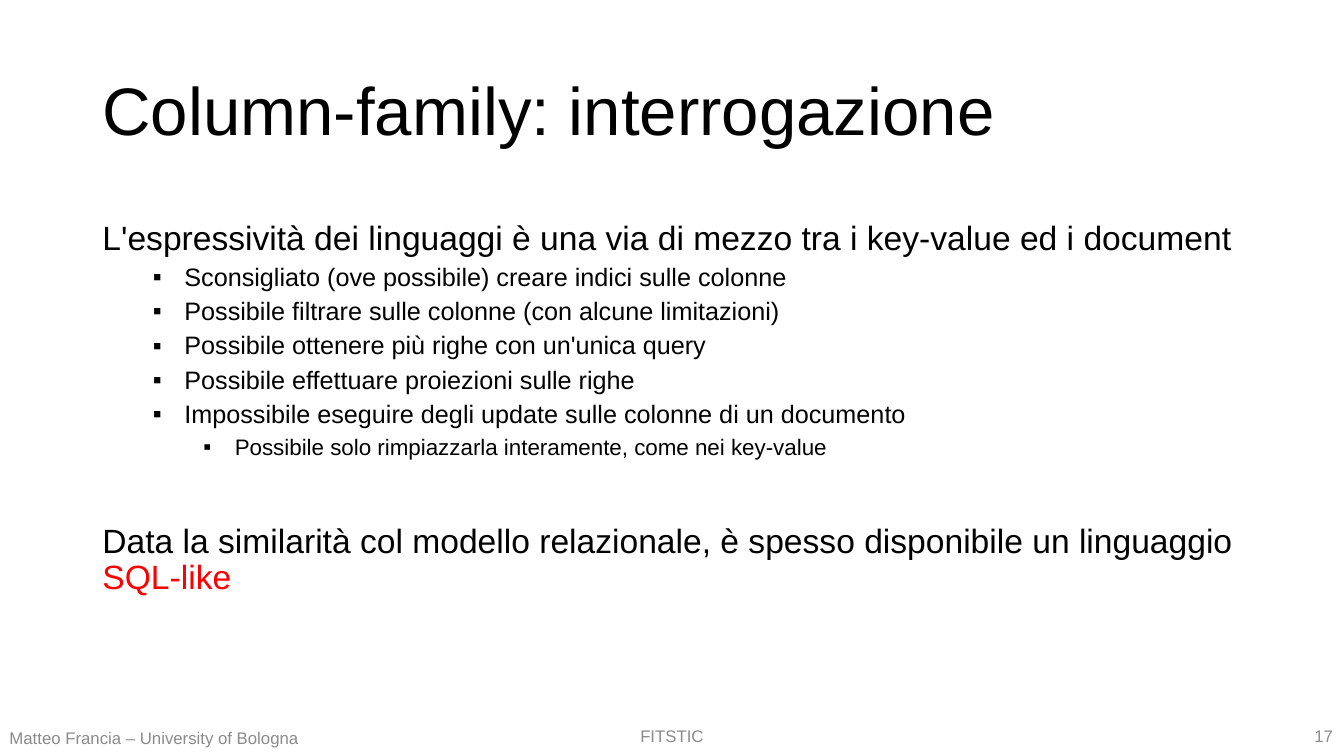
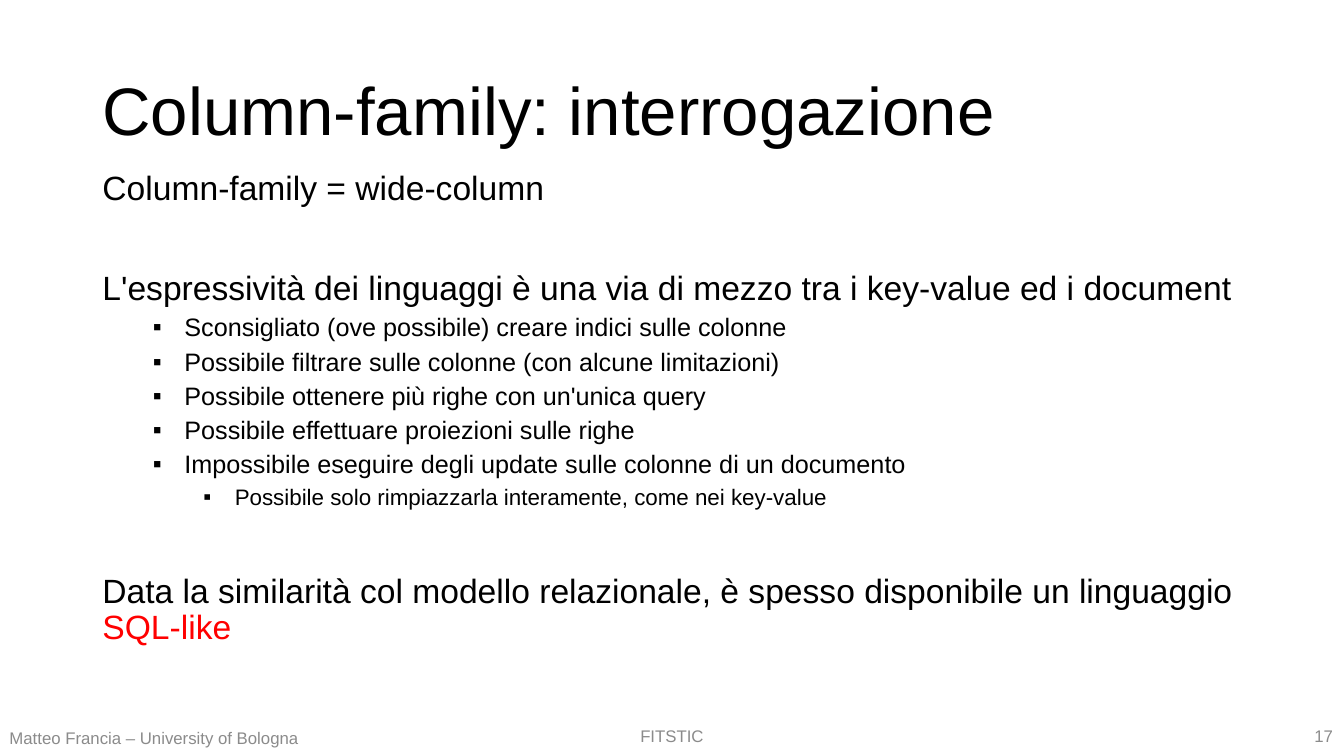
Before and after one commit to w4bo/teaching-nosql, a slide deck: slide 17 of slides/01 - T1 - I database NoSQL.pptx. Drawn at 1344x756 pixels with LibreOffice and Linux fonts; fonts in the diff are those of the drawing. Boxes give left, top, right and bottom in pixels: in the first picture for what was removed or moved away, otherwise in the second. Text is boxed around its words. In the diff, an @@ line names an element or a change of style, - is before the commit and + after.

Commit message:
aggiunte slides

```diff
--- a/slides/01 - T1 - I database NoSQL.pptx
+++ b/slides/01 - T1 - I database NoSQL.pptx
@@ text at (102,175,544,207): paragraph added @@
+Column-family = wide-column
```
Also in this commit, not shown: 2 other files.
